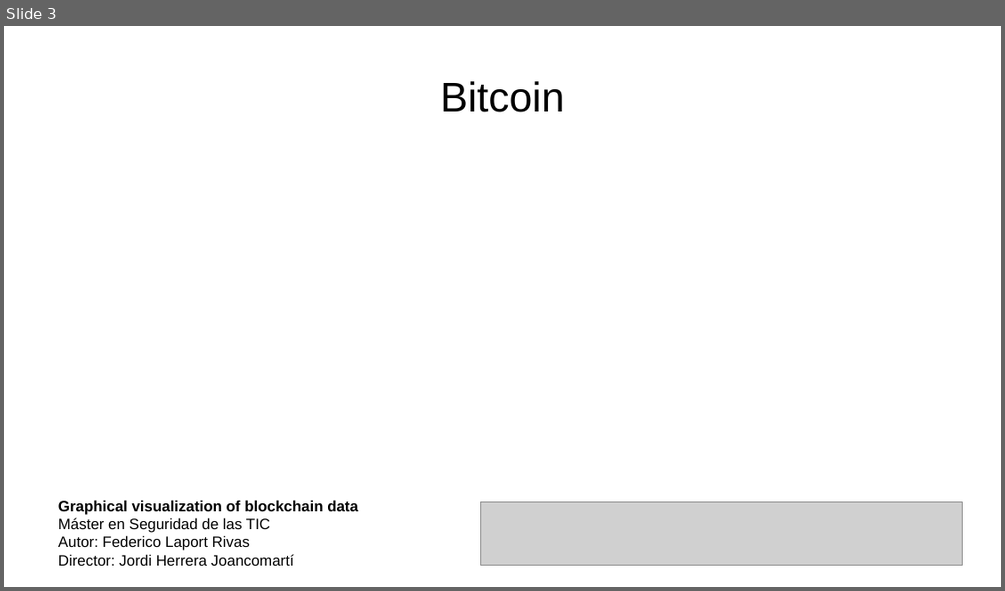
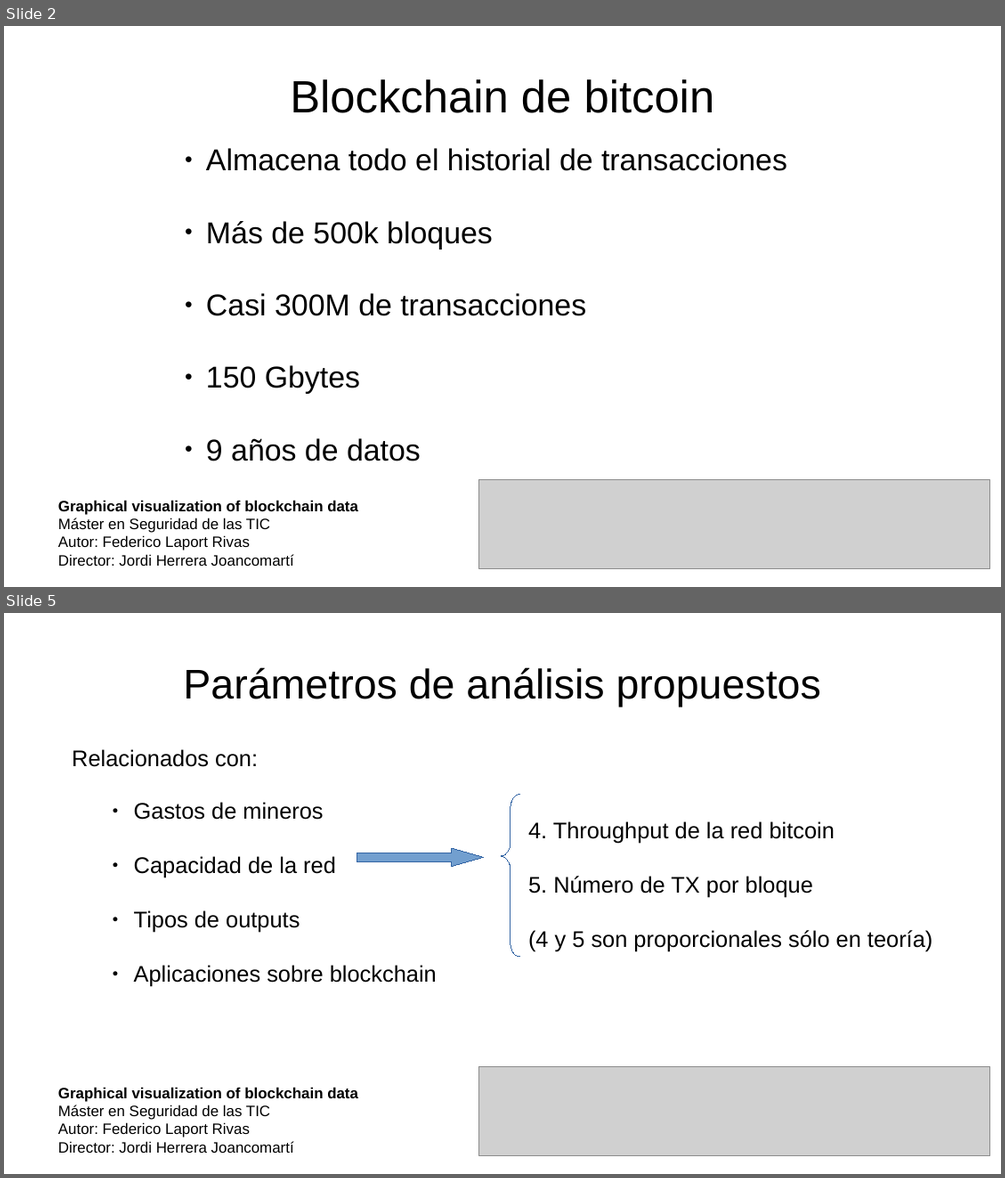
Before and after one commit to acrowise/chainplots, a slide deck: tfm_presentacion.odp. Shown one above the other, each under a label of ours: slide 3 before the commit, slides 2 and 5 after it; the slides between them are not shown. The pictures are 1005x591 and 1005x1178 pixels, drawn with LibreOffice and Linux fonts; fonts in the diff are those of the drawing; grey boxes stand for pictures. Boxes give left, top, right and bottom in pixels: in the first picture for what was removed or moved away, otherwise in the second. Text is boxed around its words. In the diff, an @@ line names an element or a change of style, - is before the commit and + after.

```diff
--- a/tfm_presentacion.odp
+++ b/tfm_presentacion.odp
@@ slide 5 added at [4, 613, 1001, 1174], background #FFFFFF @@
@@ title added at [183, 667, 821, 706], 33 pt, text #000000 @@
+Parámetros de análisis propuestos
@@ text added at [72, 749, 258, 767], 18 pt, text #000000 @@
+Relacionados con:
@@ freeform shape added at [502, 794, 519, 957], outline #3465A4 0 pt @@
@@ text added at [134, 802, 437, 987], 18 pt, text #000000 @@
+● Gastos de mineros
+● Capacidad de la red
+● Tipos de outputs
+● Aplicaciones sobre blockchain
@@ text added at [528, 821, 932, 952], 18 pt, text #000000 @@
+4. Throughput de la red bitcoin
+5. Número de TX por bloque
+(4 y 5 son proporcionales sólo en teoría)
@@ right arrow added at [356, 848, 484, 867], fill #729FCF, outline #3465A4 0 pt @@
@@ text added at [58, 1086, 358, 1152], 12 pt, text #000000 @@
+Graphical visualization of blockchain data
+Máster en Seguridad de las TIC
+Autor: Federico Laport Rivas
+Director: Jordi Herrera Joancomartí
@@ picture added at [479, 1067, 990, 1156] @@
@@ what was slide 3 is now slide 2 @@
@@ slide 2 changed as well @@
@@ title at [290, 79, 715, 113]: text changed; size 33 to 36 pt @@
-Bitcoin
+Blockchain de bitcoin
@@ text added at [206, 148, 787, 461], 24 pt, text #000000 @@
+● Almacena todo el historial de transacciones
+● Más de 500k bloques
+● Casi 300M de transacciones
+● 150 Gbytes
+● 9 años de datos
@@ picture: place and size @@
-picture at [481, 503, 963, 566]
+picture at [479, 480, 990, 569]
```
Also in this commit, not shown: 14 other slides changed, 1 other slide added, 1 other file.
